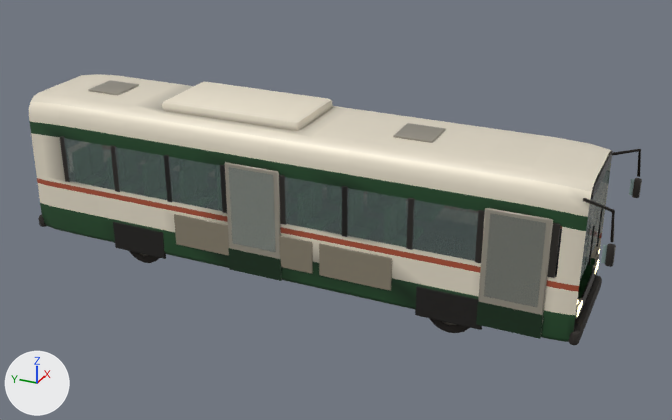
One commit to the Blender file assets-src/world/vehicles/coach_bus.blend: the scene before it, then after it.
The view is the same before and after, from a camera (50 mm lens) standing at (-16.24, -8.13, 9.72) and looking at (0.09, -0.78, 1.56). The lights are fixed; the arrows at lower left show +X, +Y and +Z. The first picture is the older version.

The first picture shows 'PART_door_front_mesh', 'PART_door_mid_mesh', 'coach_bus_mesh' and 2 more.
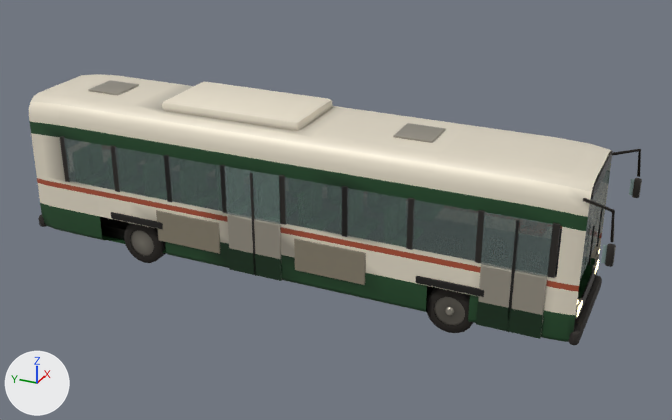
The edits, one by one:
me_coach_bus_mesh is used by ob_coach_bus_mesh; parent ob_coach_bus; location (0.0, 0.0, 0.0).
me_coach_bus_mesh had 6788 vertices, 6373 faces and spanned x -1.62..1.62, y -6.67..6.22, z 0.29..3.75.
me_coach_bus_mesh now has 4428 vertices, 4275 faces and spans x -1.62..1.62, y -6.67..6.22, z 0.35..3.75.
me_coach_bus_mesh part 1: the loose piece of 24 vertices spanning x -1.29..-1.25, y 0.83..2.38, z 0.72..1.44 is moved by (0.0, 0.45, 0.0).
me_coach_bus_mesh part 2: the loose piece of 24 vertices spanning x -1.29..-1.25, y -2.57..-1.02, z 0.72..1.44 is moved by (0.0, 0.55, 0.0).
me_coach_bus_mesh part 3: the loose piece of 24 vertices spanning x -1.28..-1.23, y -4.42..-3.08, z 0.29..0.95 is scaled about its middle by (1, 1.02, 0.207), then moved by (-0.02, 0.0, 0.48).
me_coach_bus_mesh part 4: the loose piece of 24 vertices spanning x -1.28..-1.23, y 2.68..4.02, z 0.29..0.95 is scaled about its middle by (1, 1.02, 0.207), then moved by (-0.02, 0.0, 0.48).
me_coach_bus_mesh part 5: the loose piece of 24 vertices spanning x -1.29..-1.25, y -0.88..0.67, z 0.72..1.44 is deleted.
me_coach_bus_mesh part 6: 2312 vertices removed from x -1.27..1.27, y -2.84..5.02, z 0.37..2.37.
me_coach_bus_mesh part 7: 231 kept faces spanning x -1.27..1.27, y -6.13..6.13, z 0.37..3.75 get new vertex colours.
Other edits to the shape of me_coach_bus_mesh do not show in these pictures.
me_part_door_front_mesh is used by ob_part_door_front_mesh; parent ob_part_door_front; location (0.0, 0.0, 0.0).
me_part_door_front_mesh had 40 vertices, 38 faces and spanned x -1.3..-1.24, y -5.54..-4.32, z 0.41..2.83.
me_part_door_front_mesh now has 48 vertices, 44 faces and spans x -1.3..-1.24, y -5.54..-4.32, z 0.39..2.74.
me_part_door_front_mesh part 8: the loose piece of 24 vertices spanning x -1.29..-1.24, y -5.54..-4.32, z 0.41..2.83 is scaled about its middle by (1, 1, 0.531), then moved by (0.0, 0.0, -0.58).
me_part_door_front_mesh part 9: a new loose piece, a box spanning x -1.283..-1.257, y -5.54..-4.316, z 1.7..2.74, in mat_m_glass.
me_part_door_front_mesh part 10: a new loose piece, a box spanning x -1.297..-1.277, y -4.953..-4.903, z 0.4..2.7, in mat_m_rubber.
me_part_door_front_mesh part 11: the loose piece of 8 vertices spanning x -1.3..-1.28, y -5.43..-4.43, z 1.05..2.75 is deleted.
me_part_door_front_mesh gains material mat_m_rubber.
me_part_door_mid_mesh is used by ob_part_door_mid_mesh; parent ob_part_door_mid; location (0.0, 0.0, 0.0).
me_part_door_mid_mesh had 40 vertices, 38 faces and spanned x -1.3..-1.24, y -0.16..1.06, z 0.41..2.83.
me_part_door_mid_mesh now has 48 vertices, 44 faces and spans x -1.3..-1.24, y -0.16..1.06, z 0.39..2.74.
me_part_door_mid_mesh part 12: the loose piece of 24 vertices spanning x -1.29..-1.24, y -0.16..1.06, z 0.41..2.83 is scaled about its middle by (1, 1, 0.531), then moved by (0.0, 0.0, -0.58).
me_part_door_mid_mesh part 13: a new loose piece, a box spanning x -1.283..-1.257, y -0.165..1.059, z 1.7..2.74, in mat_m_glass.
me_part_door_mid_mesh part 14: a new loose piece, a box spanning x -1.297..-1.277, y 0.422..0.472, z 0.4..2.7, in mat_m_rubber.
me_part_door_mid_mesh part 15: the loose piece of 8 vertices spanning x -1.3..-1.28, y -0.05..0.95, z 1.05..2.75 is deleted.
me_part_door_mid_mesh gains material mat_m_rubber.

Boxes (x1, y1, x2, y2) around the edits, measured in the pictures (672 x 420 px; the box of a moved part takes in the faces that stretch with it):
'PART_door_mid_mesh', reshaped
    before: (225, 162, 282, 281)
    after: (224, 166, 282, 281)
part 1 of me_coach_bus_mesh, moved or reshaped
    before: (174, 214, 229, 256)
    after: (156, 210, 220, 254)
part 2 of me_coach_bus_mesh, moved or reshaped
    before: (319, 244, 392, 291)
    after: (294, 239, 366, 285)
part 3 of me_coach_bus_mesh, moved or reshaped
    before: (415, 286, 482, 330)
    after: (415, 276, 484, 297)
part 4 of me_coach_bus_mesh, moved or reshaped
    before: (113, 222, 166, 259)
    after: (111, 212, 163, 229)
part 5 of me_coach_bus_mesh, deleted
    before: (279, 235, 313, 274)
part 6 of me_coach_bus_mesh, deleted
    before: (100, 217, 167, 254)
part 7 of me_coach_bus_mesh, edited (looks the same)
    both: (91, 100, 611, 319)
part 8 of me_part_door_front_mesh, moved or reshaped
    before: (478, 208, 553, 331)
    after: (478, 264, 547, 334)
part 9 of me_part_door_front_mesh, added
    after: (481, 212, 553, 277)
part 10 of me_part_door_front_mesh, added
    after: (506, 220, 519, 332)
part 11 of me_part_door_front_mesh, deleted
    before: (484, 213, 546, 307)
part 12 of me_part_door_mid_mesh, moved or reshaped
    before: (225, 162, 282, 279)
    after: (227, 214, 282, 280)
part 13 of me_part_door_mid_mesh, added
    after: (224, 166, 280, 224)
part 14 of me_part_door_mid_mesh, added
    after: (250, 173, 256, 276)
part 15 of me_part_door_mid_mesh, deleted
    before: (229, 167, 276, 252)
